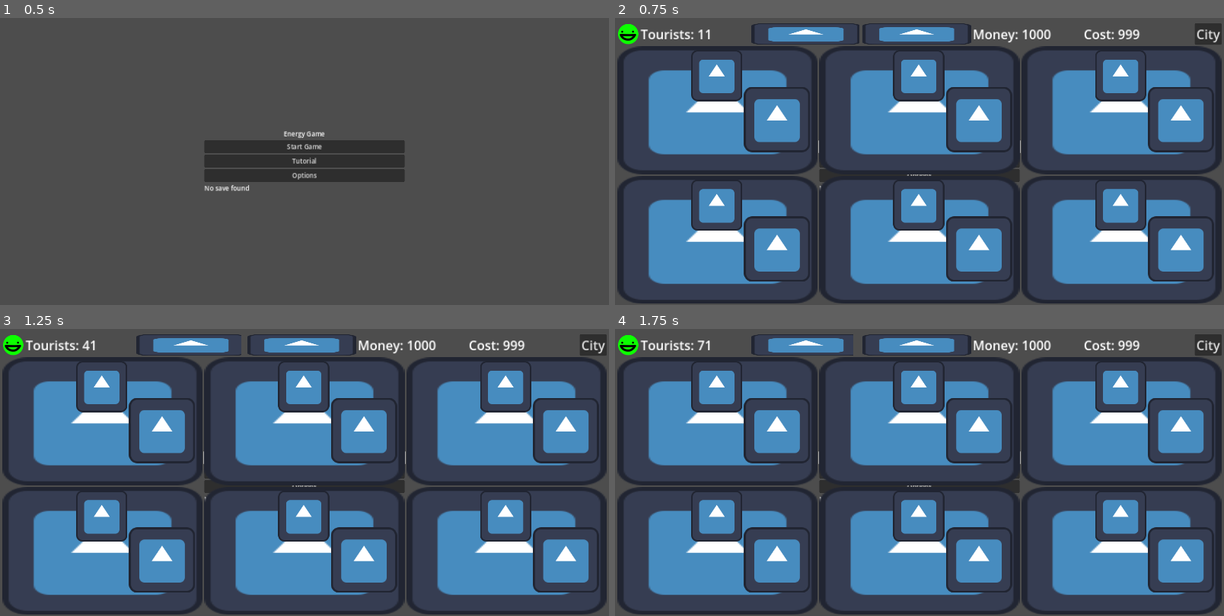
Above: before the commit, frames 1-4 (two rows, left to right).
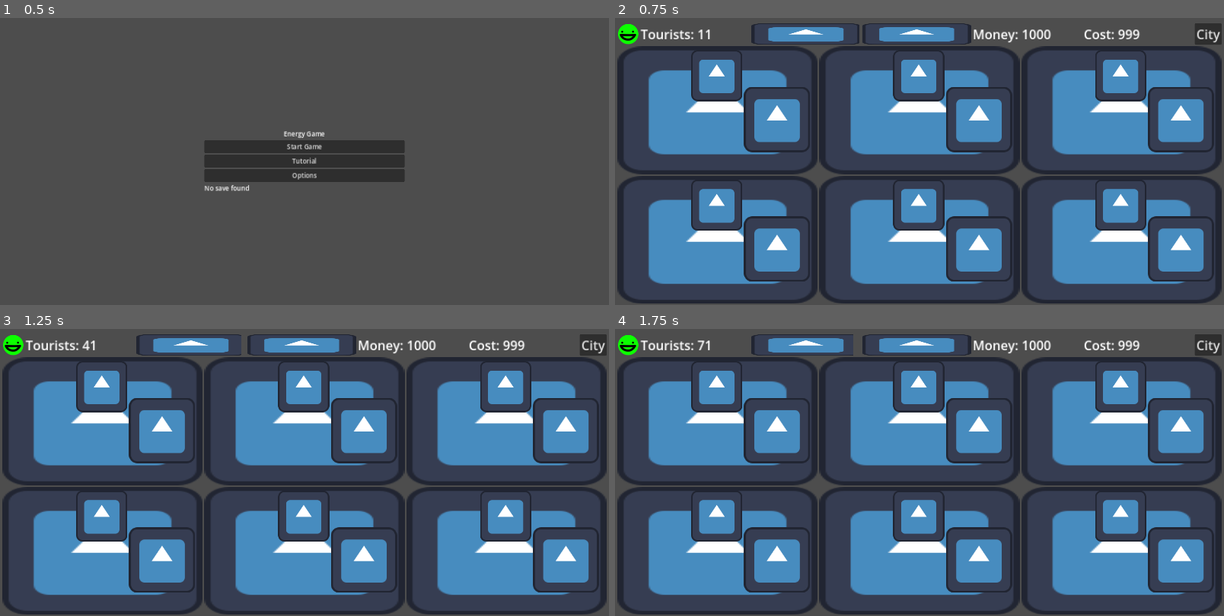
Above: after the commit, the same moments.

Repository: daniel-macias/energy-game
Game: Godot game, scene res://scenes/main.tscn
Same seed, same stepped clock (60 frames per second), same inputs: the game is played once before the commit and once after it. This scene is started directly instead of the project's main scene. The engine's default icon, where the game draws it, is replaced by a stand-in: a white triangle on a blue panel in a dark square.
Inputs (mouse positions are in pixels of both pictures, inside the frame that each line leads up to):
- Up to frame 1 (0.5 s): no input
- Up to frame 2 (0.75 s): click "Start Game" at 0.5 s
- Up to frame 3 (1.25 s): no input
- Up to frame 4 (1.75 s): click (919, 458) at 1.25 s, where only the run before the commit has a clickable "Start Game"

Frame 1 is identical in both runs. In frame 2, 0.3% of the frame differs, in the area x 33-67%, y 42-60%; in frame 3, 0.3%; in frame 4, 0.3%.

Commit message:
it is somewhat saving, not saving rooms or skills, but variables seems like yep

Diff:
--- a/scripts/GameManager.gd
+++ b/scripts/GameManager.gd
@@ -66,6 +66,7 @@
 var remove_plant_button: Button = null
 var open_tech_tree_button: Button = null
 
+@onready var auto_save_timer = Timer.new()
 # Initialize the game logic and nodes only when the game scene is active
 func initialize_game_logic():
 	# Initialize the nodes manually
@@ -130,9 +131,18 @@
 	]
 
 
-
+	add_child(auto_save_timer)
+	auto_save_timer.wait_time = 120  # 2 minutes
+	auto_save_timer.autostart = true
+	auto_save_timer.one_shot = false
+	auto_save_timer.timeout.connect(_on_auto_save_timer_timeout)
+	auto_save_timer.start()
 	# Log for debugging
 	print("Game logic initialized.")
+
+func _on_auto_save_timer_timeout():
+	print("Auto-saving game...")
+	save_game()  # Call your save_game function
 
 func disable_game_logic():
 	# Disconnect signals to prevent errors or unexpected behavior in other scenes
@@ -171,11 +181,13 @@
 	var room = get_selected_room()
 	if room:
 		room.create_plant()
+		save_game()
 
 func _on_RemovePlantButton_pressed():
 	var room = get_selected_room()
 	if room:
 		room.remove_plant()
+		save_game()
 
 func update_panel(plant_amount, plant_cost, remove_plant_refund, id):
 	print("updating panel")
@@ -387,6 +399,7 @@
 func on_invest_button_pressed():
 	if selected_skill_node:
 		selected_skill_node.activate_skill()  # Activate the selected skill
+		save_game()
 
 func apply_skill_effect(effect_type: String, effect_value: float):
 	print("Applying: ", effect_type , "value: " , effect_value)
@@ -399,6 +412,7 @@
 
 # Save and Load functions
 func save_game():
+	print("Saving...")
 	var save_data = {
 		"happiness": happiness,
 		"tourists": tourists,
@@ -417,16 +431,17 @@
 	var file = FileAccess.open("user://save_game.dat", FileAccess.WRITE)
 	file.store_string(JSON.stringify(save_data))
 	file.close()
+	print("Saved!")
 
 func load_game():
+	print("Loading...")
 	if FileAccess.file_exists("user://save_game.dat"):
 		var file = FileAccess.open("user://save_game.dat", FileAccess.READ)
 
-		var json = JSON.new()
-		var result = json.parse(file.get_as_text())
-
-		if result.error == OK:
-			var save_data = result.result
+		var result = JSON.parse_string(file.get_as_text())
+
+		if result:
+			var save_data = result
 
 			happiness = save_data.get("happiness", 100)
 			tourists = save_data.get("tourists", 0)
@@ -436,28 +451,55 @@
 			money = save_data.get("money", 1000)
 			cost = save_data.get("cost", 0)
 
-			update_happiness_image()
-			update_tourists(0)
-			update_wattage(0)
-			update_cleanliness(0)
-			update_money(0)
-			update_cost(0)
+			#update_happiness_image()
+			#update_tourists(tourists)
+			#update_wattage(wattage)
+			#update_cleanliness(wattage_capacity)
+			#update_money(money)
+			#update_cost(cost)
 
 			# Load the state of all skills
 			var skills_data = save_data.get("skills", [])
 			var all_skills = get_all_skills()
 
-			for i in range(skills_data.size()):
-				all_skills[i].load_state(skills_data[i])
+			#TODO: Fix way skills are loaded
+			#for i in range(skills_data.size()):
+				#all_skills[i].load_state(skills_data[i])
 
 		file.close()
 
 func get_all_skills():
-	# Return a list of all SkillNodes in the scene
-	# Modify this based on how skills are structured in your game
+	# Return a list of all SkillNodes in all tech trees
 	var skills = []
-	# Assuming skills are children of a container or grid in the scene
-	for skill in $SkillContainer.get_children():
-		if skill is SkillNode:
-			skills.append(skill)
+
+	# Array of all the tech trees in the scene
+	var tech_trees = [
+		nuclearTree,
+		geoTree,
+		solarTree,
+		windTree,
+		hydroTree,
+		fossilTree
+	]
+
+	# Loop through each tech tree
+	for tree in tech_trees:
+		# Call the recursive function to collect all SkillNodes within the tree
+		collect_skill_nodes(tree, skills)
+
 	return skills
+# Helper function to recursively collect SkillNodes from a tree
+func collect_skill_nodes(node, skills):
+	# If the node is a SkillNode, add it to the list
+	if node is SkillNode:
+		skills.append(node)
+
+	# Recursively check all children of the node
+	#TODO: FIX
+	#for child in node.get_children():
+		#collect_skill_nodes(child, skills)
+
+func _notification(what):
+	if what == NOTIFICATION_APPLICATION_FOCUS_OUT:
+		save_game()  # Save the game before quitting
+		get_tree().quit()
--- a/scripts/menu.gd
+++ b/scripts/menu.gd
@@ -12,12 +12,11 @@
 
 		# Load the save file and display some of its contents in the debug label
 		var file = FileAccess.open("user://save_game.dat", FileAccess.READ)
-		var json = JSON.new()
-		var result = json.parse(file.get_as_text())
+		var result = JSON.parse_string(file.get_as_text())
 		file.close()
 
-		if result.error == OK:
-			var save_data = result.result
+		if result:
+			var save_data = result
 			# Display relevant information from the save file
 			var happiness = save_data.get("happiness", 100)
 			var money = save_data.get("money", 1000)
@@ -47,9 +46,11 @@
 	# Add the scene to the tree and switch to it
 	get_tree().root.add_child(game_scene)
 	get_tree().set_current_scene(game_scene)
+	self.visible = false
 
 func _on_game_scene_loaded():
 	if play_button.text == "Continue Game":
+		GameManager.initialize_game_logic()
 		GameManager.load_game()
 	else:
 		GameManager.initialize_game_logic()  # Start a fresh game
